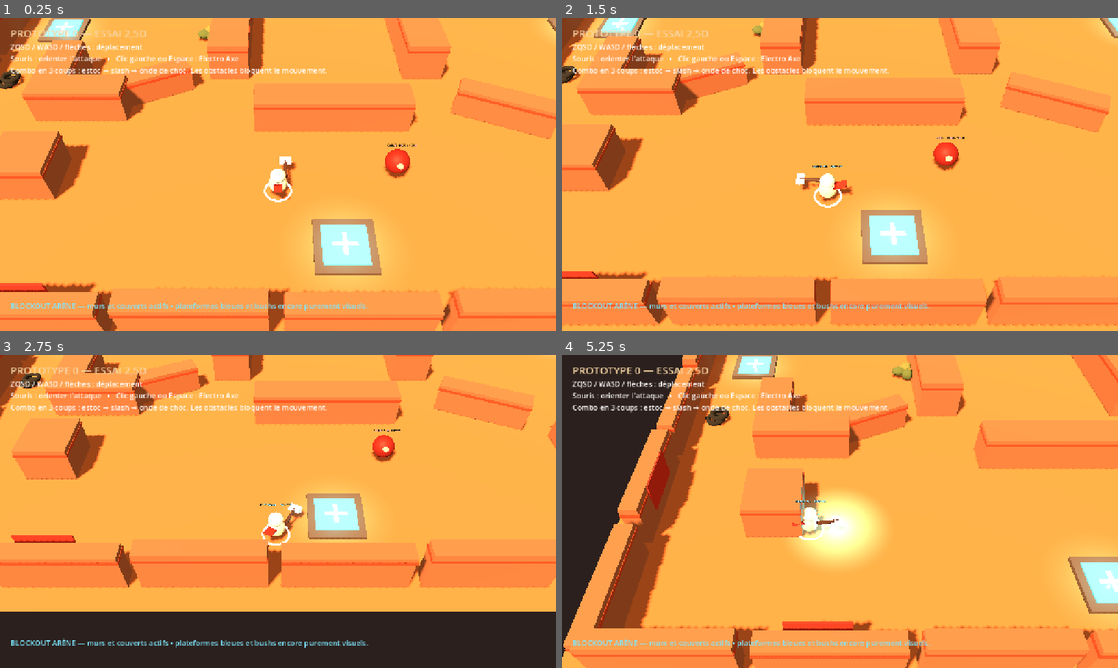
Above: before the commit, frames 1-4 (two rows, left to right).
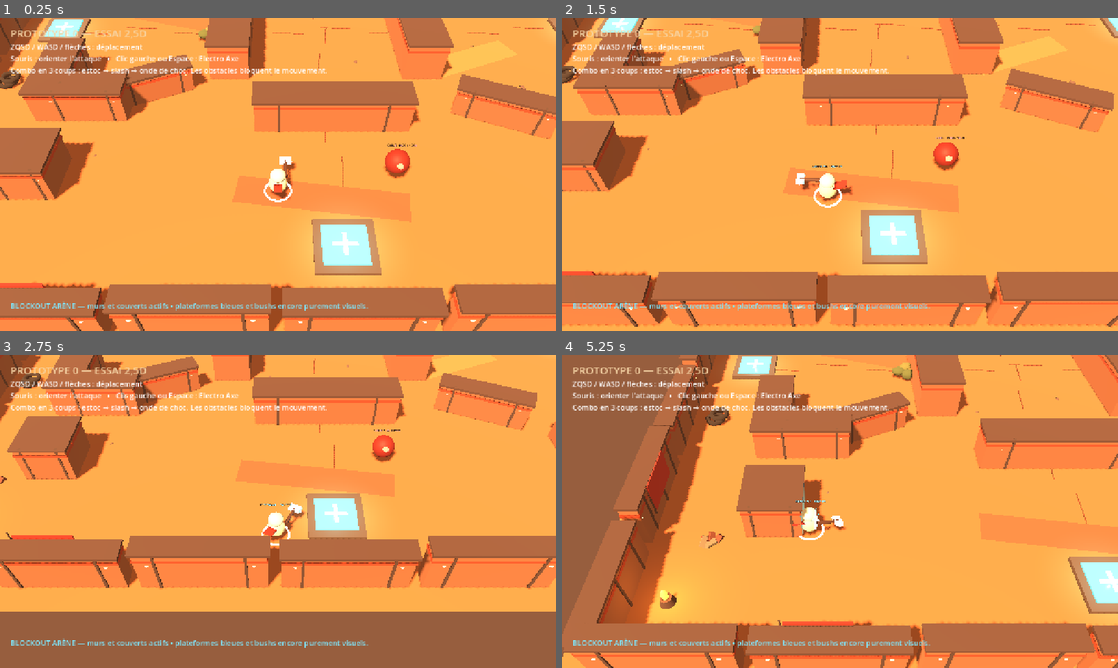
Above: after the commit, the same moments.

Repository: aKoMoses/PROTOTYPE-V0.1
Game: Godot game, scene res://scenes/main.tscn
Same seed, same stepped clock (60 frames per second), same inputs: the game is played once before the commit and once after it.
Inputs (mouse positions are in pixels of both pictures, inside the frame that each line leads up to):
- Up to frame 1 (0.25 s): no input
- Up to frame 2 (1.5 s): move the mouse to (962, 158) at 0.52 s; hold D 0.53-1.28 s; hold Q 0.53-1.28 s; click (962, 158) at 0.67 s; tap Space at 0.77 s; move the mouse to (728, 190) at 1.27 s; hold S from 1.28 s (still down); tap Z at 1.35 s
- Up to frame 3 (2.75 s): tap Space at 1.52 s; move the mouse to (333, 442) at 2.02 s; release S at 2.03 s; hold D from 2.03 s (still down); hold Q from 2.03 s (still down)
- Up to frame 4 (5.25 s): move the mouse to (812, 574) at 2.77 s; release D at 2.78 s; release Q at 2.78 s; hold W 2.78-3.53 s; tap Z at 2.85, 4.35 s; click (812, 574) at 2.92 s; tap Space at 3.02, 3.77, 4.52 s; move the mouse to (1006, 558) at 3.52 s; hold Q 3.53-4.28 s; hold A 3.53-5.03 s; move the mouse to (673, 464) at 4.27 s; move the mouse to (867, 511) at 5.02 s; hold S from 5.03 s (still down); hold Q from 5.03 s (still down); click (867, 511) at 5.17 s

The runs differ from the first frame. In frame 1, 22% of the frame differs, in the area x 0-100%, y 0-100%; in frame 2, 21%; in frame 3, 34%; in frame 4, 38%.

Commit message:
Enhance arena scenery and lighting

Diff:
--- a/scripts/main.gd
+++ b/scripts/main.gd
@@ -24,6 +24,10 @@
 	environment.ambient_light_source = Environment.AMBIENT_SOURCE_COLOR
 	environment.ambient_light_color = Color("#f2c08d")
 	environment.ambient_light_energy = 0.55
+	environment.fog_enabled = true
+	environment.fog_light_color = Color("#c6805b")
+	environment.fog_light_energy = 0.32
+	environment.fog_density = 0.006
 	environment.tonemap_mode = Environment.TONE_MAPPER_FILMIC
 	world_environment.environment = environment
 	add_child(world_environment)
@@ -44,6 +48,7 @@
 	ground.mesh = ground_mesh
 	ground.material_override = _material(Color("#a9663f"), 0.98)
 	add_child(ground)
+	_create_ground_details()
 
 	_build_scrap_perimeter()
 
@@ -88,6 +93,130 @@
 	_create_tire_stack("TiresSouthEast", Vector3(22.2, 0.0, 17.0), 3)
 	_create_tire_stack("TiresWest", Vector3(-23.0, 0.0, 7.0), 2)
 	_create_tire_stack("TiresEast", Vector3(23.0, 0.0, -7.0), 2)
+	_create_brazier("BrazierNorthWest", Vector3(-22.8, 0.0, -21.8))
+	_create_brazier("BrazierNorthEast", Vector3(22.8, 0.0, -21.8))
+	_create_brazier("BrazierSouthWest", Vector3(-22.8, 0.0, 21.8))
+	_create_brazier("BrazierSouthEast", Vector3(22.8, 0.0, 21.8))
+	_create_scrap_pile("ScrapPileNorth", Vector3(-19.0, 0.0, -21.2), 0.9)
+	_create_scrap_pile("ScrapPileSouth", Vector3(19.0, 0.0, 21.2), 0.9)
+	_create_scrap_pile("ScrapPileWest", Vector3(-21.2, 0.0, 18.0), 0.75)
+	_create_scrap_pile("ScrapPileEast", Vector3(21.2, 0.0, -18.0), 0.75)
+
+
+func _create_ground_details() -> void:
+	# Broad, low-contrast stains give the sand a hand-painted variation without
+	# needing external textures. They remain below the player and never collide.
+	var stains := [
+		[Vector3(-12.0, 0.012, -2.0), Vector2(7.5, 2.4), -18.0, Color("#995a3b")],
+		[Vector3(11.0, 0.012, 4.0), Vector2(8.0, 2.2), 24.0, Color("#b57447")],
+		[Vector3(-1.0, 0.012, 17.5), Vector2(10.0, 2.0), -8.0, Color("#8f553b")],
+		[Vector3(1.0, 0.012, -17.0), Vector2(9.0, 2.5), 13.0, Color("#b97749")],
+	]
+	for stain_data in stains:
+		var stain := MeshInstance3D.new()
+		var stain_mesh := PlaneMesh.new()
+		stain_mesh.size = stain_data[1]
+		stain.mesh = stain_mesh
+		stain.position = stain_data[0]
+		stain.rotation_degrees.y = stain_data[2]
+		stain.material_override = _material(stain_data[3], 1.0)
+		add_child(stain)
+	# Small low-poly rocks and metal fragments break up the open centre.
+	var rocks := [
+		Vector3(-13.5, 0.0, -2.7), Vector3(-10.4, 0.0, 5.7), Vector3(-3.2, 0.0, -16.0),
+		Vector3(3.8, 0.0, -5.6), Vector3(11.8, 0.0, 2.3), Vector3(14.0, 0.0, 7.5),
+		Vector3(-14.8, 0.0, 14.2), Vector3(4.4, 0.0, 14.7), Vector3(14.3, 0.0, -13.0),
+		Vector3(-4.0, 0.0, 6.0), Vector3(2.4, 0.0, 4.4), Vector3(-2.0, 0.0, -3.5),
+	]
+	for index in range(rocks.size()):
+		_create_ground_rock("GroundRock%d" % index, rocks[index], 0.16 + float(index % 3) * 0.08)
+	# Old vehicle tracks are painted on the ground as broken, irregular lines.
+	_create_ground_track(Vector3(-20.0, 0.0, 0.0), Vector3(20.0, 0.0, 0.0), 0.12)
+	_create_ground_track(Vector3(0.0, 0.0, -19.0), Vector3(0.0, 0.0, 18.0), 0.10)
+
+
+func _create_ground_rock(node_name: String, rock_position: Vector3, rock_scale: float) -> void:
+	var rock := MeshInstance3D.new()
+	rock.name = node_name
+	var mesh := SphereMesh.new()
+	mesh.radius = 0.55
+	mesh.height = 0.6
+	mesh.radial_segments = 6
+	mesh.rings = 3
+	rock.mesh = mesh
+	rock.position = rock_position + Vector3.UP * (rock_scale * 0.22)
+	rock.scale = Vector3(1.4, 0.55, 0.9) * rock_scale
+	rock.rotation_degrees = Vector3(0.0, fmod(rock_position.x * 17.0 + rock_position.z * 9.0, 360.0), 7.0)
+	rock.material_override = _material(Color("#655047"), 0.96)
+	add_child(rock)
+
+
+func _create_ground_track(start: Vector3, end: Vector3, width: float) -> void:
+	var track := MeshInstance3D.new()
+	var mesh := ImmediateMesh.new()
+	var material := _material(Color("#875039"), 1.0)
+	mesh.surface_begin(Mesh.PRIMITIVE_LINES, material)
+	var direction := (end - start).normalized()
+	var side := Vector3(-direction.z, 0.0, direction.x)
+	for index in range(10):
+		var t0 := float(index) / 10.0
+		var t1 := t0 + 0.065
+		var centre0 := start.lerp(end, t0)
+		var centre1 := start.lerp(end, minf(t1, 1.0))
+		var offset := side * (0.38 if index % 2 == 0 else -0.38)
+		mesh.surface_add_vertex(centre0 + offset - side * width + Vector3.UP * 0.02)
+		mesh.surface_add_vertex(centre1 + offset + side * width + Vector3.UP * 0.02)
+	mesh.surface_end()
+	track.mesh = mesh
+	add_child(track)
+
+
+func _create_brazier(node_name: String, brazier_position: Vector3) -> void:
+	var root := Node3D.new()
+	root.name = node_name
+	root.position = brazier_position
+	var bowl := MeshInstance3D.new()
+	var bowl_mesh := CylinderMesh.new()
+	bowl_mesh.top_radius = 0.30
+	bowl_mesh.bottom_radius = 0.42
+	bowl_mesh.height = 0.42
+	bowl.mesh = bowl_mesh
+	bowl.position.y = 0.21
+	bowl.material_override = _material(Color("#4b3a32"), 0.78)
+	root.add_child(bowl)
+	var flame := MeshInstance3D.new()
+	var flame_mesh := SphereMesh.new()
+	flame_mesh.radius = 0.24
+	flame_mesh.height = 0.62
+	flame.mesh = flame_mesh
+	flame.position.y = 0.65
+	flame.scale = Vector3(0.75, 1.3, 0.75)
+	flame.material_override = _material(Color("#ff9e35"), 0.25, Color("#ff6b21"))
+	root.add_child(flame)
+	var light := OmniLight3D.new()
+	light.position.y = 1.1
+	light.light_color = Color("#ff9d4c")
+	light.light_energy = 1.3
+	light.omni_range = 5.0
+	root.add_child(light)
+	add_child(root)
+
+
+func _create_scrap_pile(node_name: String, pile_position: Vector3, pile_scale: float) -> void:
+	var root := Node3D.new()
+	root.name = node_name
+	root.position = pile_position
+	root.scale = Vector3.ONE * pile_scale
+	for index in range(5):
+		var piece := MeshInstance3D.new()
+		var piece_mesh := BoxMesh.new()
+		piece_mesh.size = Vector3(0.65 + float(index % 2) * 0.25, 0.18 + float(index % 3) * 0.12, 0.42)
+		piece.mesh = piece_mesh
+		piece.position = Vector3(-0.6 + float(index % 3) * 0.5, 0.12 + float(index / 3) * 0.25, -0.25 + float(index % 2) * 0.45)
+		piece.rotation_degrees = Vector3(float(index * 9), float(index * 31), float(index * 17))
+		piece.material_override = _material(Color("#704334") if index % 2 == 0 else Color("#6f6653"), 0.9)
+		root.add_child(piece)
+	add_child(root)
 
 
 func _build_scrap_perimeter() -> void:
@@ -132,6 +261,37 @@
 	rust_strip.position.y = size.y * 0.34
 	rust_strip.material_override = _material(Color("#9b3f28"), 0.95)
 	body.add_child(rust_strip)
+	# Repeated beams, bolts and a raised cap sell the object as assembled scrap
+	# instead of a clean primitive while keeping one simple collision shape.
+	var cap := MeshInstance3D.new()
+	var cap_mesh := BoxMesh.new()
+	cap_mesh.size = Vector3(size.x + 0.24, 0.16, size.z + 0.24)
+	cap.mesh = cap_mesh
+	cap.position.y = size.y * 0.53
+	cap.material_override = _material(Color("#4b3a34"), 0.8)
+	body.add_child(cap)
+	var post_count := 2 if size.x >= size.z else 3
+	for index in range(post_count):
+		var post := MeshInstance3D.new()
+		var post_mesh := BoxMesh.new()
+		post_mesh.size = Vector3(0.14, size.y + 0.30, 0.18) if size.x >= size.z else Vector3(0.18, size.y + 0.30, 0.14)
+		post.mesh = post_mesh
+		if size.x >= size.z:
+			post.position = Vector3(lerpf(-size.x * 0.34, size.x * 0.34, float(index) / float(maxi(1, post_count - 1))), 0.0, size.z * 0.48)
+		else:
+			post.position = Vector3(size.x * 0.48, 0.0, lerpf(-size.z * 0.34, size.z * 0.34, float(index) / float(maxi(1, post_count - 1))))
+		post.material_override = _material(Color("#453832"), 0.82)
+		body.add_child(post)
+	for corner in [Vector3(-size.x * 0.40, size.y * 0.22, -size.z * 0.47), Vector3(size.x * 0.40, size.y * 0.22, -size.z * 0.47), Vector3(-size.x * 0.40, size.y * 0.22, size.z * 0.47), Vector3(size.x * 0.40, size.y * 0.22, size.z * 0.47)]:
+		var bolt := MeshInstance3D.new()
+		var bolt_mesh := SphereMesh.new()
+		bolt_mesh.radius = 0.11
+		bolt_mesh.height = 0.16
+		bolt.mesh = bolt_mesh
+		bolt.position = corner
+		bolt.scale = Vector3(1.0, 0.45, 1.0)
+		bolt.material_override = _material(Color("#d69a5e"), 0.45, Color("#9f5731"))
+		body.add_child(bolt)
 	return body
 
 
@@ -211,6 +371,15 @@
 		tuft.scale = Vector3(1.0, 0.8 + float(index % 2) * 0.25, 0.8)
 		tuft.material_override = _material(colors[index % colors.size()], 1.0)
 		root.add_child(tuft)
+		var stem := MeshInstance3D.new()
+		var stem_mesh := CylinderMesh.new()
+		stem_mesh.top_radius = 0.035
+		stem_mesh.bottom_radius = 0.08
+		stem_mesh.height = 0.55
+		stem.mesh = stem_mesh
+		stem.position = offsets[index] - Vector3.UP * 0.28
+		stem.material_override = _material(Color("#51402c"), 1.0)
+		root.add_child(stem)
 	add_child(root)
 
 
@@ -234,14 +403,40 @@
 
 
 func _create_banner(banner_position: Vector3, rotation_y: float) -> void:
+	var root := Node3D.new()
+	root.name = "ScrapBanner"
+	root.position = banner_position
+	root.rotation_degrees.y = rotation_y
 	var banner := MeshInstance3D.new()
 	var mesh := BoxMesh.new()
 	mesh.size = Vector3(3.0, 1.8, 0.08)
 	banner.mesh = mesh
-	banner.position = banner_position
-	banner.rotation_degrees.y = rotation_y
 	banner.material_override = _material(Color("#9f3028"), 0.92)
-	add_child(banner)
+	root.add_child(banner)
+	var emblem_vertical := MeshInstance3D.new()
+	var vertical_mesh := BoxMesh.new()
+	vertical_mesh.size = Vector3(0.20, 0.96, 0.05)
+	emblem_vertical.mesh = vertical_mesh
+	emblem_vertical.position = Vector3(0.0, 0.0, -0.06)
+	emblem_vertical.material_override = _material(Color("#e3c28e"), 0.8)
+	root.add_child(emblem_vertical)
+	var emblem_horizontal := MeshInstance3D.new()
+	var horizontal_mesh := BoxMesh.new()
+	horizontal_mesh.size = Vector3(0.92, 0.20, 0.05)
+	emblem_horizontal.mesh = horizontal_mesh
+	emblem_horizontal.position = Vector3(0.0, 0.0, -0.065)
+	emblem_horizontal.material_override = emblem_vertical.material_override
+	root.add_child(emblem_horizontal)
+	var pole := MeshInstance3D.new()
+	var pole_mesh := CylinderMesh.new()
+	pole_mesh.top_radius = 0.035
+	pole_mesh.bottom_radius = 0.055
+	pole_mesh.height = 2.2
+	pole.mesh = pole_mesh
+	pole.position = Vector3(-1.62, 0.0, 0.0)
+	pole.material_override = _material(Color("#453831"), 0.85)
+	root.add_child(pole)
+	add_child(root)
 
 
 func _build_player() -> void:
